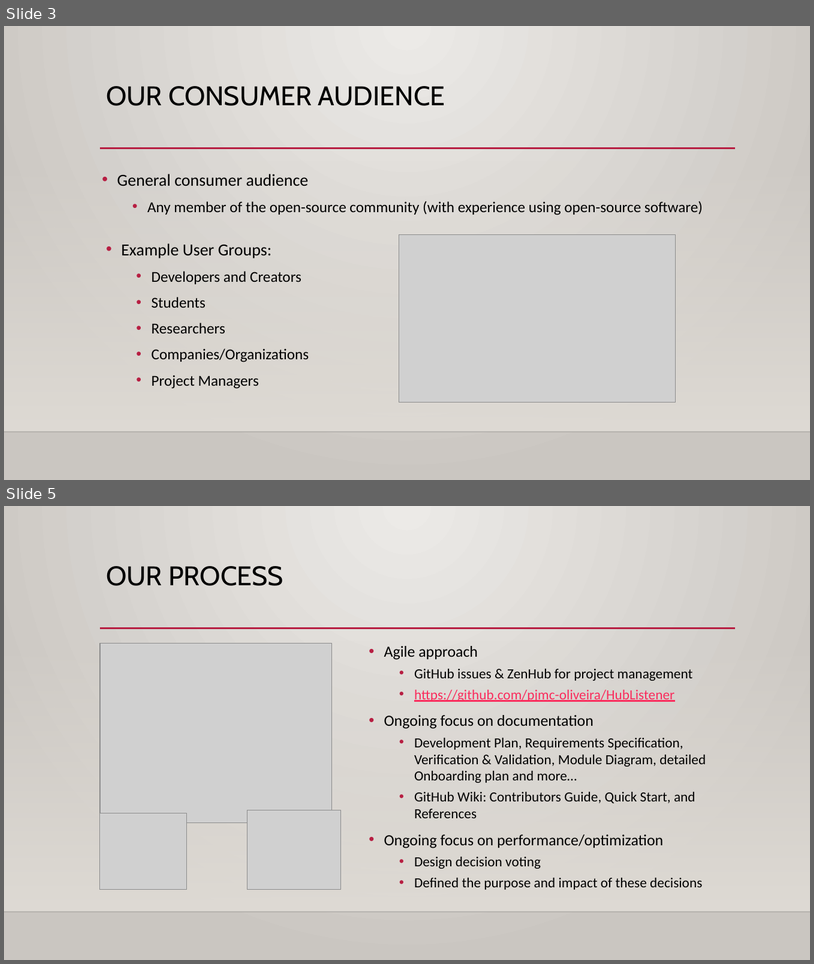
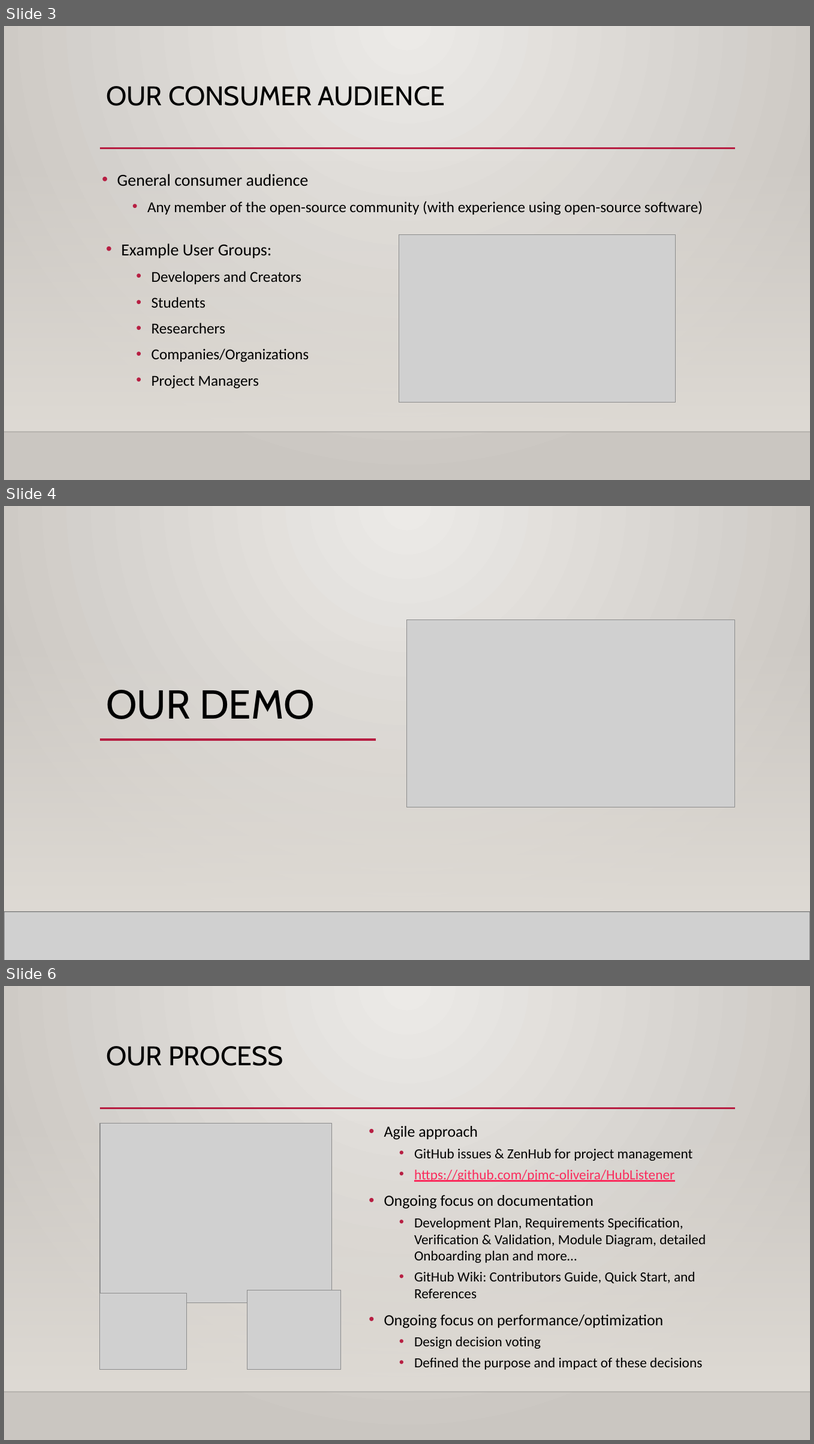
Before and after one commit to pjmc-oliveira/HubListener, a slide deck: Doc/FinalPresentation/HubListenerPresentation - Final.pptm. Shown one above the other, each under a label of ours: slides 3 and 5 before the commit, slides 3, 4 and 6 after it; the slides between them are not shown. The pictures are 814x964 and 814x1444 pixels, drawn with LibreOffice and Linux fonts; fonts in the diff are those of the drawing; grey boxes stand for pictures; background and template pictures are left out. Boxes give left, top, right and bottom in pixels: in the first picture for what was removed or moved away, otherwise in the second. Text is boxed around its words. In the diff, an @@ line names an element or a change of style, - is before the commit and + after.

```diff
--- a/Doc/FinalPresentation/HubListenerPresentation - Final.pptm
+++ b/Doc/FinalPresentation/HubListenerPresentation - Final.pptm
@@ slide 4 added at box(4, 506, 810, 960), background gradient #ECEAE7 to #CAC7C1; not listed: 3 template elements that a slide beside it also shows @@
@@ rectangle added at box(4, 506, 810, 960), fill gradient #ECEAE7 to #CAC7C1 @@
@@ picture added at box(407, 620, 735, 807) @@
@@ rectangle added at box(4, 640, 810, 912), fill gradient #DFDBD5 @@
@@ rectangle added at box(4, 640, 810, 912), fill gradient #DFDBD5 @@
@@ title added at box(106, 690, 315, 719), 48 pt, text #000000 @@
+OUR DEMO
@@ line added from (100, 739) to (376, 739), #B71E42 2.5 pt @@
@@ line added from (164, 739) to (735, 739), #B71E42 2.5 pt @@
@@ line added from (4, 912) to (810, 912), #000001 1 pt @@
@@ picture added at box(4, 912, 810, 960) @@
@@ line added from (4, 912) to (810, 912), #000001 1 pt @@
@@ what was slide 5 is now slide 6 @@
```
Also in this commit, not shown: 2 other slides added, 5 slides removed, 2 other files.
